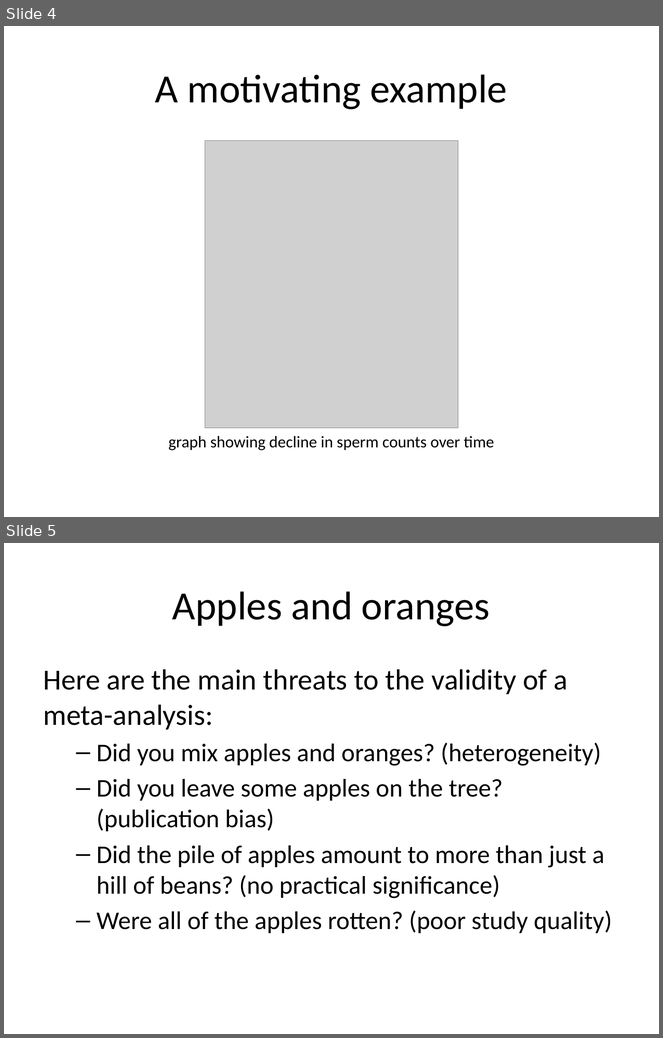
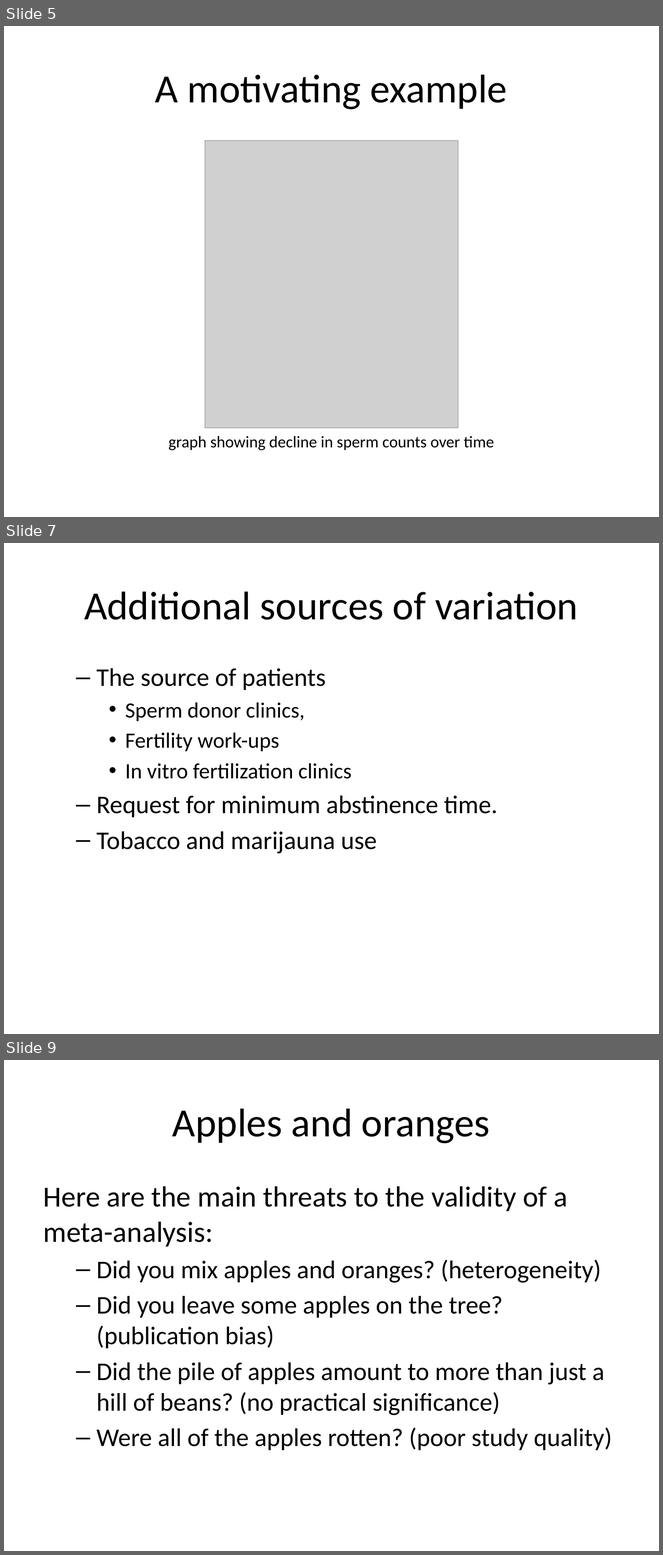
Before and after one commit to pmean/introduction-meta-analysis, a slide deck: src/intro.pptx. Shown one above the other, each under a label of ours: slides 4 and 5 before the commit, slides 5, 7 and 9 after it; the slides between them are not shown. The pictures are 663x1038 and 663x1555 pixels, drawn with LibreOffice and Linux fonts; fonts in the diff are those of the drawing; grey boxes stand for pictures. Boxes give left, top, right and bottom in pixels: in the first picture for what was removed or moved away, otherwise in the second. Text is boxed around its words. In the diff, an @@ line names an element or a change of style, - is before the commit and + after.

```diff
--- a/src/intro.pptx
+++ b/src/intro.pptx
@@ slide 7 added at <box>4,543,659,1034</box>, background #FFFFFF @@
@@ title added at <box>84,591,578,620</box>, 44 pt, text #000000 @@
+Additional sources of variation
@@ text added at <box>97,668,497,854</box>, 28 pt, text #000000 @@
+  – The source of patients
+    • Sperm donor clinics,
+    • Fertility work-ups
+    • In vitro fertilization clinics
+  – Request for minimum abstinence time.
+  – Tobacco and marijauna use
@@ what was slide 4 is now slide 5 @@
@@ what was slide 5 is now slide 9 @@
```
Also in this commit, not shown: 2 slides changed, 32 other slides added, 4 other files.
